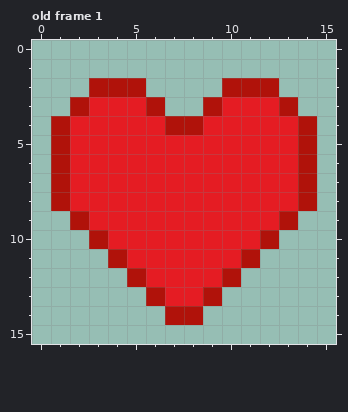
Edited in one commit: pixel-art file (Aseprite Files/Heart.aseprite). Above: the version before the commit.
16x16 pixels, 1 frame. Shown: old frame 1. The commit also changed other frames, which this record leaves out.
And afterwards:
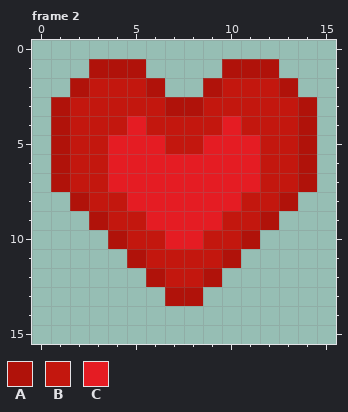
Palette (. is transparent): A #b0120a  B #c3170e  C #e51c23
A new or re-ordered frame is compared with the old frame closest to it.
The edit:
frames 1 -> 6
Changed rows in their new state; - is an unchanged pixel.
Frame 2 is new; against old frame 1:
first column x 1:
 1 --AAA----AAA--
 2 -ABBBA--ABBBA-
 3 ABBBBBAABBBBBA
 4 -BBB-BBBB-BBB-
 5 -BB---BB---BB-
 6 -BB--------BB-
 7 -BB--------BB-
 8 .ABB------BBA.
 9 -.ABB----BBA.-
10 --.ABB--BBA.--
11 ---.ABBBBA.---
12 ----.ABBA.----
13 -----.AA.-----
14 ------..------
Changed places in both pictures, as pixel boxes (x1, y1, x2, y2):
changed: (51, 59, 317, 325)
